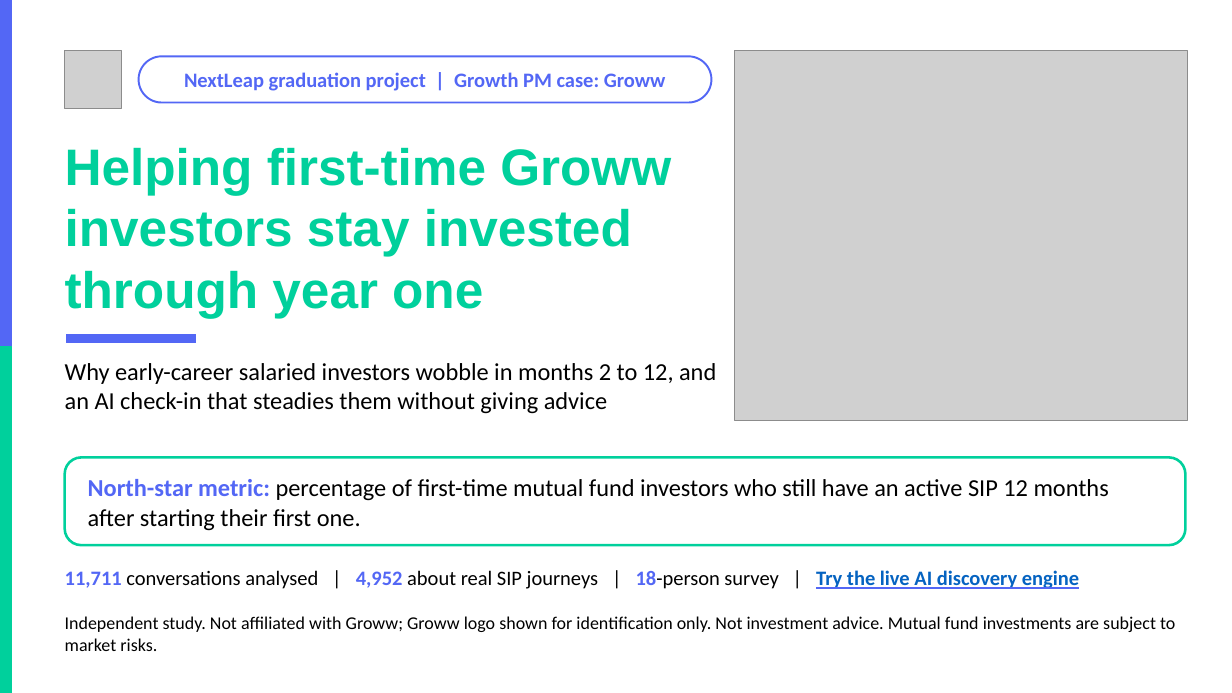
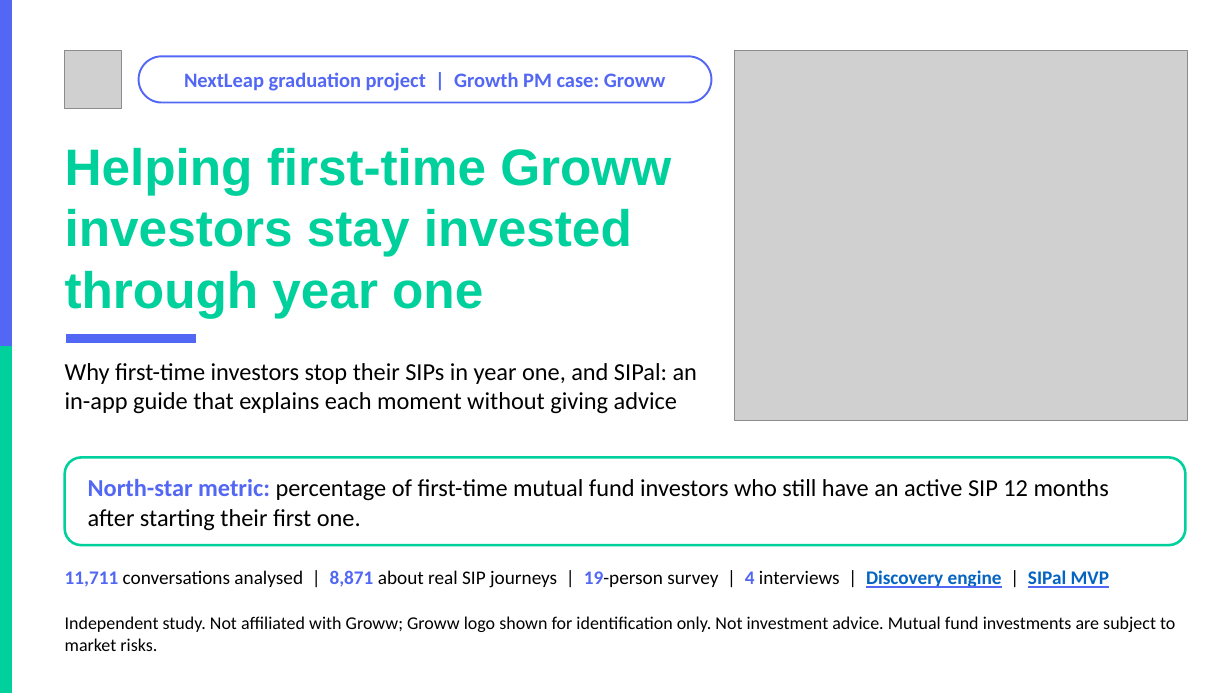
Before and after one commit to akarshita711/NEXTLEAP_GRAD_PROJECT_groww_SIP_research, a slide deck: slide 1 of deck/NL_Groww.pptx. Drawn at 1232x693 pixels with LibreOffice and Linux fonts; fonts in the diff are those of the drawing; grey boxes stand for pictures; background and template pictures are left out. Boxes give left, top, right and bottom in pixels: in the first picture for what was removed or moved away, otherwise in the second. Text is boxed around its words. In the diff, an @@ line names an element or a change of style, - is before the commit and + after.

```diff
--- a/deck/NL_Groww.pptx
+++ b/deck/NL_Groww.pptx
@@ text at [65,363,697,414]: text changed @@
-Why early-career salaried investors wobble in months 2 to 12, and an AI check-in that steadies them without giving advice
+Why first-time investors stop their SIPs in year one, and SIPal: an in-app guide that explains each moment without giving advice
@@ text at [65,570,1109,588]: text changed; size 16 to 15 pt @@
-11,711 conversations analysed | 4,952 about real SIP journeys | 18-person survey | Try the live AI discovery engine
+11,711 conversations analysed | 8,871 about real SIP journeys | 19-person survey | 4 interviews | Discovery engine | SIPal MVP
```
Also in this commit, not shown: 2 other slides changed, 4 slides added, 4 slides removed, 11 other files.
